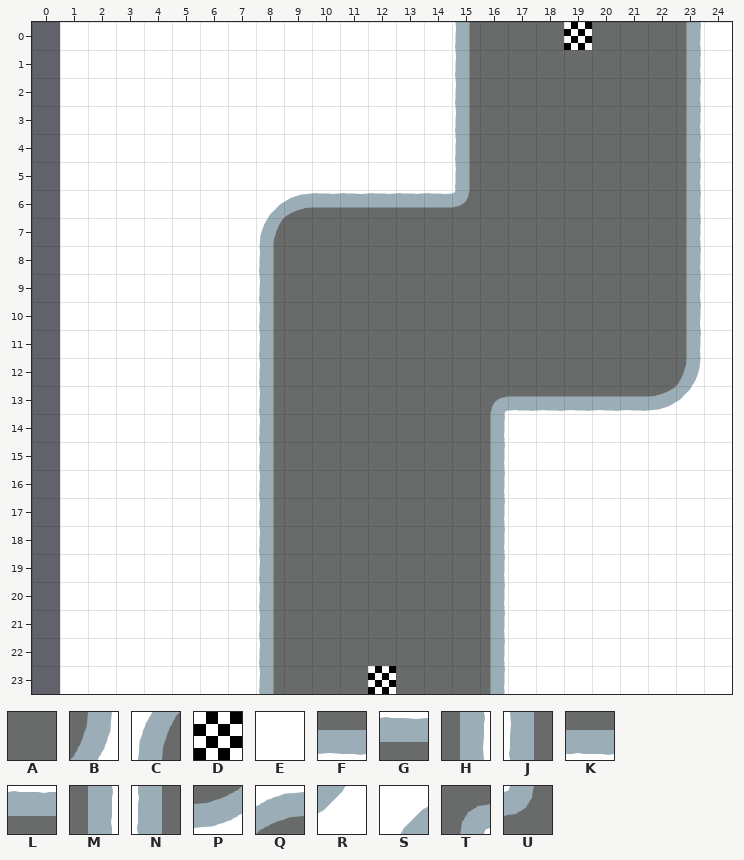
A Tiled map gets an edit: core/assets/maps/curve_single_single.tmx. Above: the version before the commit.
Cells are 64x64 px. Shown: x 0..24, y 0..23. The old version is drawn lined up with the new one.
Key: from "snow": A 0, B 3, C 3 turned 180, D 4, E 6, F 8, G 8 turned 180, H 8 turned 270, J 8 turned 90, K 9, L 9 turned 180, M 9 turned 270, N 9 turned 90, P 10, Q 10 turned 180, R 11, S 11 turned 180, T 13, U 13 turned 180.
_ is an empty cell, # one hidden under a higher layer.
Layer "Ground" before, first column x 0:
 0 _EEEEEEEEEEEEEEJAAA#AAAME
 1 _EEEEEEEEEEEEEEJAAAAAAAME
 2 _EEEEEEEEEEEEEEJAAAAAAAME
 3 _EEEEEEEEEEEEEEJAAAAAAAME
 4 _EEEEEEEEEEEEEENAAAAAAAME
 5 _EEEEEEEEEEEEEENAAAAAAAME
 6 _EEEEEEESQLGLLGUAAAAAAAME
 7 _EEEEEEECAAAAAAAAAAAAAAME
 8 _EEEEEEEJAAAAAAAAAAAAAAME
 9 _EEEEEEEJAAAAAAAAAAAAAAHE
10 _EEEEEEEJAAAAAAAAAAAAAAHE
11 _EEEEEEEJAAAAAAAAAAAAAAHE
12 _EEEEEEEJAAAAAAAAAAAAAABE
13 _EEEEEEEJAAAAAAATKKFFFPRE
14 _EEEEEEEJAAAAAAAMEEEEEEEE
15 _EEEEEEEJAAAAAAAMEEEEEEEE
16 _EEEEEEEJAAAAAAAMEEEEEEEE
17 _EEEEEEEJAAAAAAAMEEEEEEEE
18 _EEEEEEEJAAAAAAAMEEEEEEEE
19 _EEEEEEEJAAAAAAAMEEEEEEEE
20 _EEEEEEEJAAAAAAAMEEEEEEEE
21 _EEEEEEEJAAAAAAAMEEEEEEEE
22 _EEEEEEEJAAAAAAAMEEEEEEEE
23 _EEEEEEEJAAA#AAAMEEEEEEEE
Now the later version:
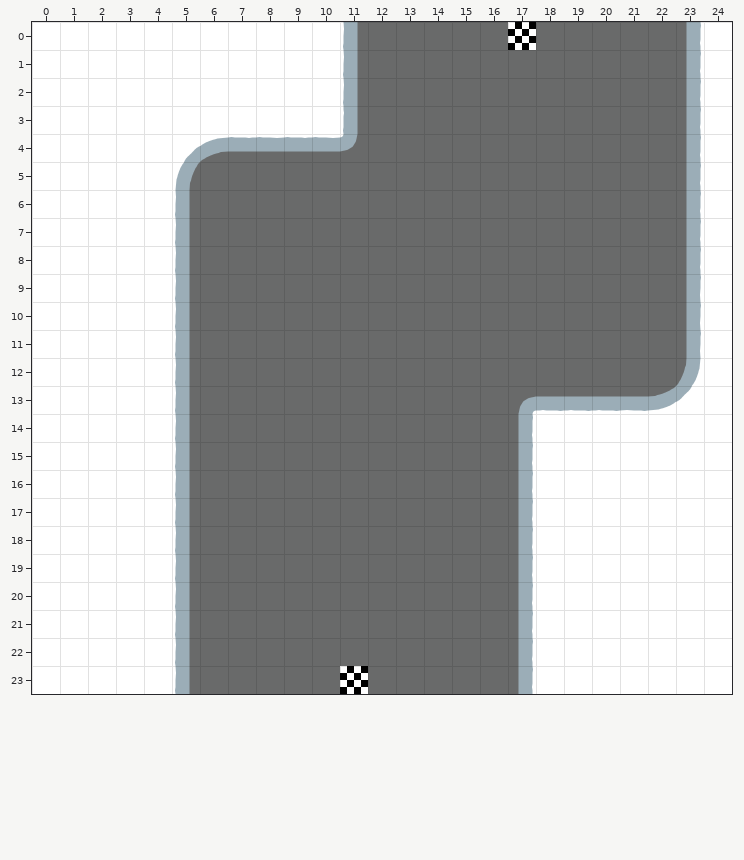
From old to new:
map size 24x24 -> 25x24 cells (old content now starts at 1,0; both pictures use the new coordinates)
Layer "Ground":
Tile C becomes tile A in row 7 at x 8.
Tile E becomes tile A in rows 0 to 4 at x 12 to 14; in row 5 at x 6 to 14; in rows 6 to 23 at x 6 to 7.
Tile G becomes tile A in row 6 at x 11 and 14.
Tile J becomes tile A in rows 0 to 3 at x 15; in rows 8 to 23 at x 8.
Tile L becomes tile A in row 6 at x 10 and 12 to 13.
Tile M becomes tile A in rows 14 to 23 at x 16.
Tile N becomes tile A in rows 4 to 5 at x 15.
Tile Q becomes tile A in row 6 at x 9.
Tile S becomes tile A in row 6 at x 8.
Tile T becomes tile A in row 13 at x 16.
Tile U becomes tile A in row 6 at x 15.
Tile E becomes tile C in row 5 at x 5.
The author put tile E in rows 0 to 23 at x 0.
Tile E becomes tile G in row 4 at x 8 and 10.
Tile E becomes tile J in rows 0 to 2 at x 11; in rows 6 to 23 at x 5.
Tile E becomes tile L in row 4 at x 7 and 9.
Tile E becomes tile M in rows 14 to 23 at x 17.
Tile E becomes tile N in row 3 at x 11.
Tile E becomes tile Q in row 4 at x 6.
Tile E becomes tile S in row 4 at x 5.
Tile K becomes tile T in row 13 at x 17.
Tile E becomes tile U in row 4 at x 11.
Layer "Centers":
The author put tile D in row 0 at x 17; in row 23 at x 11.
The edit erases tile D in row 0 at x 19; in row 23 at x 12.
Changed places in both pictures, as pixel boxes (x1, y1, x2, y2):
added: (32, 22, 60, 694)
changed: (175, 22, 470, 694)
added: (508, 22, 536, 50)
removed: (564, 22, 592, 50)
changed: (490, 396, 535, 694)
